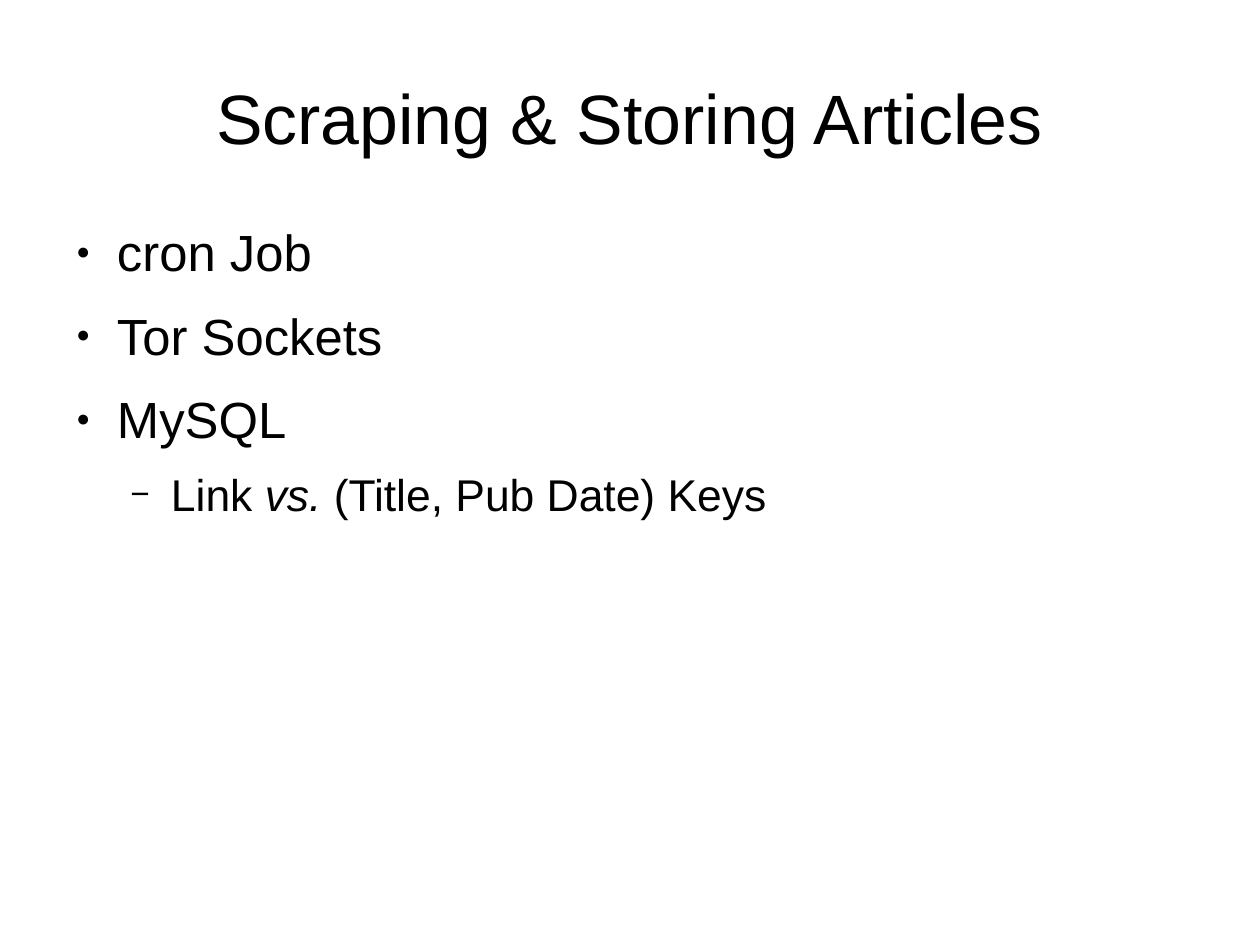
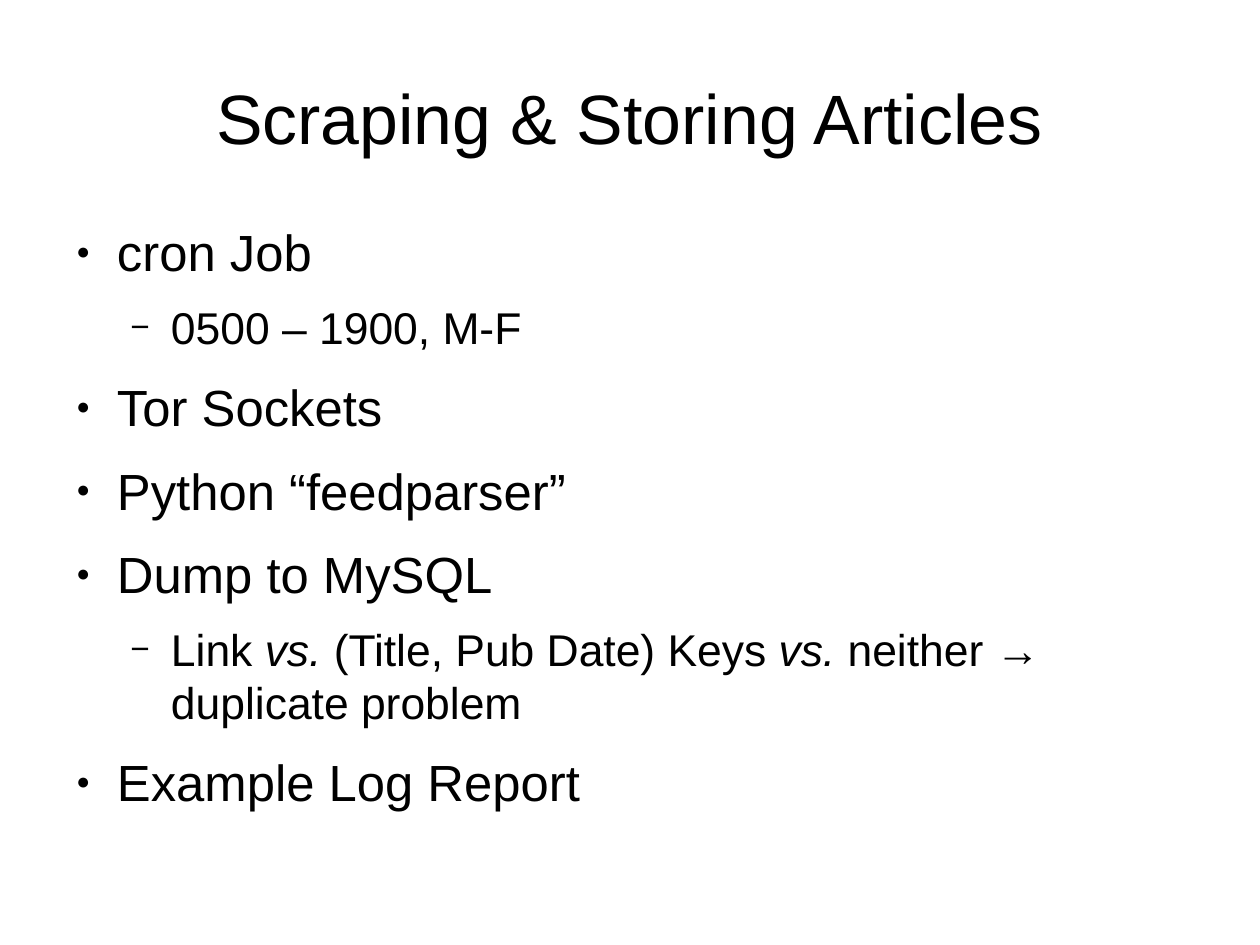
Before and after one commit to immersinn/rssfeed_link_collector, a slide deck: slide 4 of reports/RSS Feed Localized Search Overview Presentation.odp. Drawn at 1260x945 pixels with LibreOffice and Linux fonts; fonts in the diff are those of the drawing. Boxes give left, top, right and bottom in pixels: in the first picture for what was removed or moved away, otherwise in the second. Text is boxed around its words. In the diff, an @@ line names an element or a change of style, - is before the commit and + after.

Commit message:
+ streamlined graph graphing process + added notebook for generating content from copar article local search thingy + remove some old notebookos that were no longer needed + renamed a few files to "better" names + updated presentation

```diff
--- a/reports/RSS Feed Localized Search Overview Presentation.odp
+++ b/reports/RSS Feed Localized Search Overview Presentation.odp
@@ text at (x1=171, y1=313, x2=522, y2=350): paragraph added @@
+  − 0500 – 1900, M-F
@@ text at (x1=117, y1=473, x2=984, y2=812): text changed @@
-● MySQL
-  − Link vs. (Title, Pub Date) Keys
+● Python “feedparser”
+● Dump to MySQL
+  − Link vs. (Title, Pub Date) Keys vs. neither → duplicate problem
+● Example Log Report
```
Also in this commit, not shown: 4 other slides changed, 2 slides added, 27 other files.
